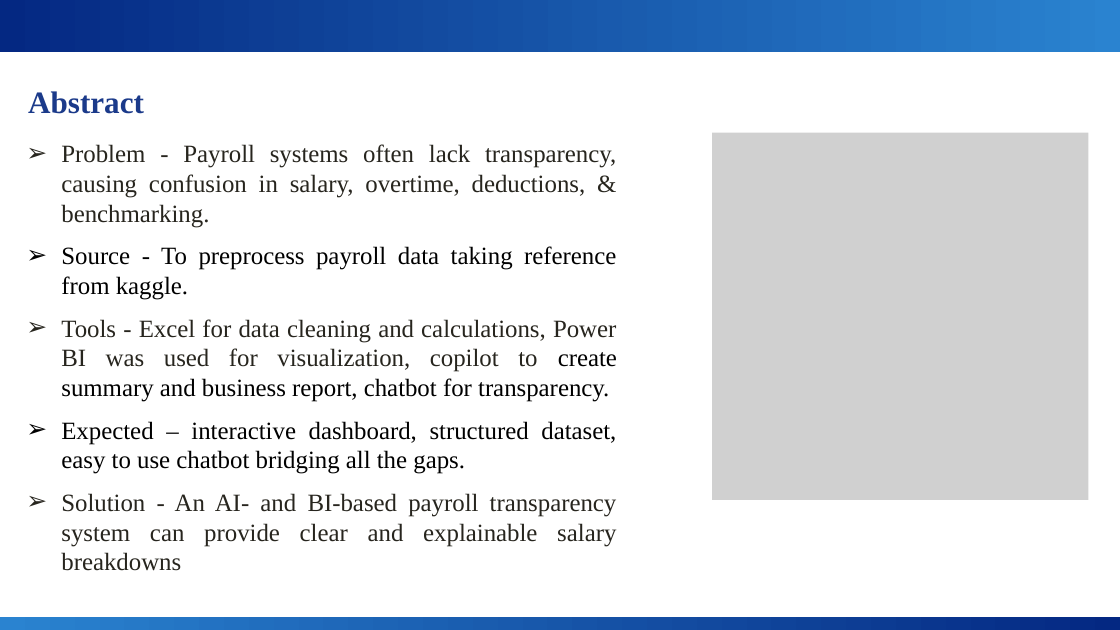
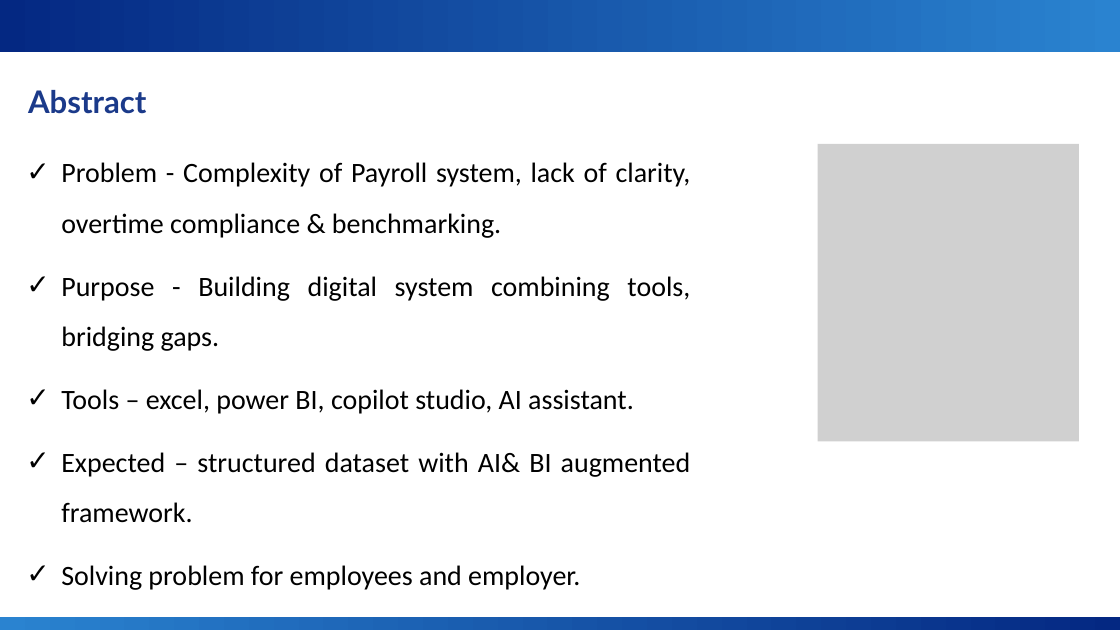
Before and after one commit to snehakhandelwal666-cmyk/sneha_project, a slide deck: slide 3 of PAY LENS - VISUALISING SALARY TRUTH WITH BI & AI.pptx. Drawn at 1120x630 pixels with LibreOffice and Linux fonts; fonts in the diff are those of the drawing; grey boxes stand for pictures; background and template pictures are left out. Boxes give left, top, right and bottom in pixels: in the first picture for what was removed or moved away, otherwise in the second. Text is boxed around its words. In the diff, an @@ line names an element or a change of style, - is before the commit and + after.

```diff
--- a/PAY LENS - VISUALISING SALARY TRUTH WITH BI & AI.pptx
+++ b/PAY LENS - VISUALISING SALARY TRUTH WITH BI & AI.pptx
@@ text "Abstract" at (28, 90, 146, 114): font Times New Roman to Lato @@
@@ picture: place and size @@
-picture at (712, 132, 1089, 500)
+picture at (818, 143, 1079, 441)
@@ text at (61, 162, 691, 590): text changed; size 16 to 18 pt; font Times New Roman to Calibri; text colour #27251E to #000000 @@
-➢ Problem - Payroll systems often lack transparency, causing confusion in salary, overtime, deductions, & benchmarking.
-➢ Source - To preprocess payroll data taking reference from kaggle.
-➢ Tools - Excel for data cleaning and calculations, Power BI was used for visualization, copilot to create summary and business report, chatbot for transparency.
-➢ Expected – interactive dashboard, structured dataset, easy to use chatbot bridging all the gaps.
-➢ Solution - An AI- and BI-based payroll transparency system can provide clear and explainable salary breakdowns
+✓ Problem - Complexity of Payroll system, lack of clarity, overtime compliance & benchmarking.
+✓ Purpose - Building digital system combining tools, bridging gaps.
+✓ Tools – excel, power BI, copilot studio, AI assistant.
+✓ Expected – structured dataset with AI& BI augmented framework.
+✓ Solving problem for employees and employer.
```
Also in this commit, not shown: 9 other slides changed, 3 slides added, 4 slides removed.
